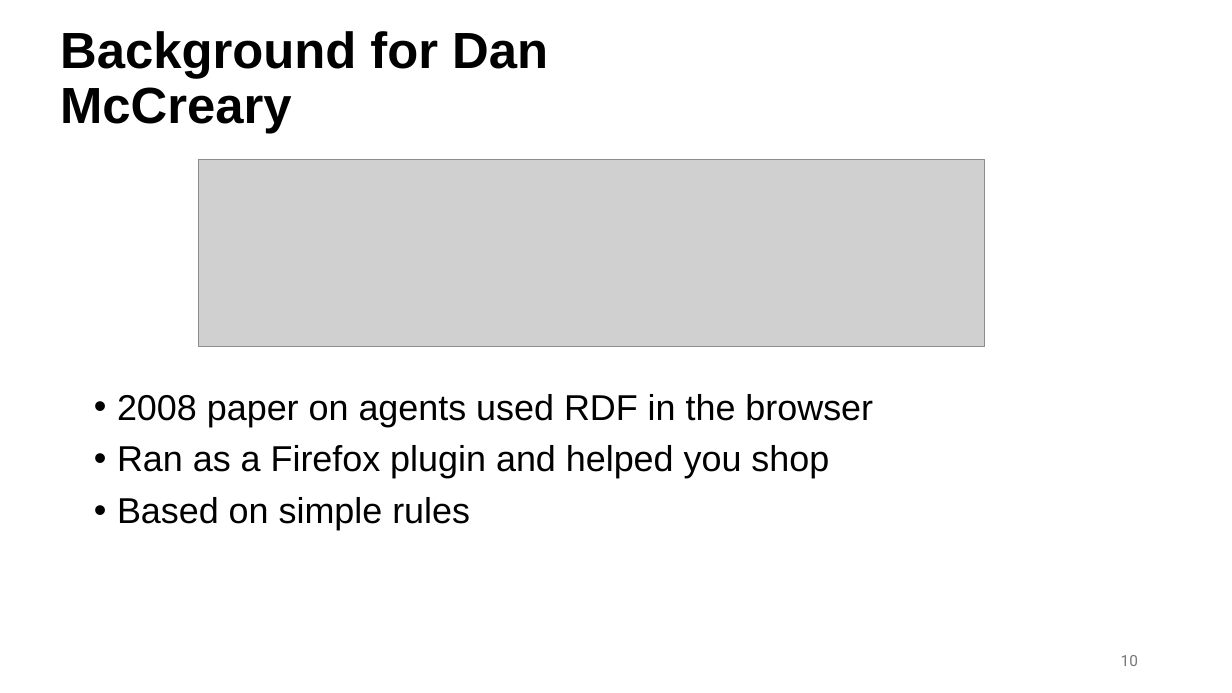
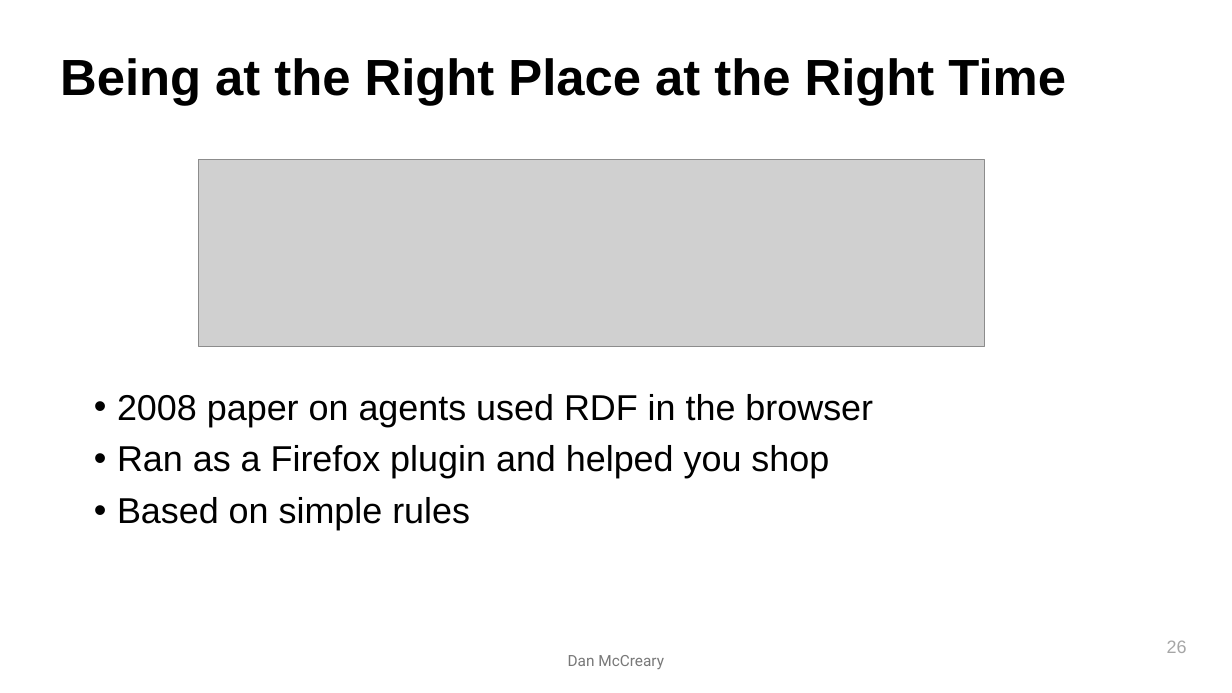
Before and after one commit to dmccreary/intelligent-textbooks, a slide deck: slide 26 of slides/U-of-MN-Senior-Projects-Lecture.pptx (slide 10 before the commit). Drawn at 1232x693 pixels with LibreOffice and Linux fonts; fonts in the diff are those of the drawing; grey boxes stand for pictures. Boxes give left, top, right and bottom in pixels: in the first picture for what was removed or moved away, otherwise in the second. Text is boxed around its words. In the diff, an @@ line names an element or a change of style, - is before the commit and + after.

```diff
--- a/slides/U-of-MN-Senior-Projects-Lecture.pptx
+++ b/slides/U-of-MN-Senior-Projects-Lecture.pptx
@@ title at [60, 58, 1066, 106]: text changed @@
-Background for Dan McCreary
+Being at the Right Place at the Right Time
@@ text added at [568, 655, 664, 669], 12 pt, text #797979 @@
+Dan McCreary
@@ page number at [1167, 640, 1187, 653]: text changed; size 12 to 14 pt; font Roboto to Arial; text colour #797979 to #A6A6A6 @@
-10
+26
```
Also in this commit, not shown: 32 other slides changed, 4 slides added.
